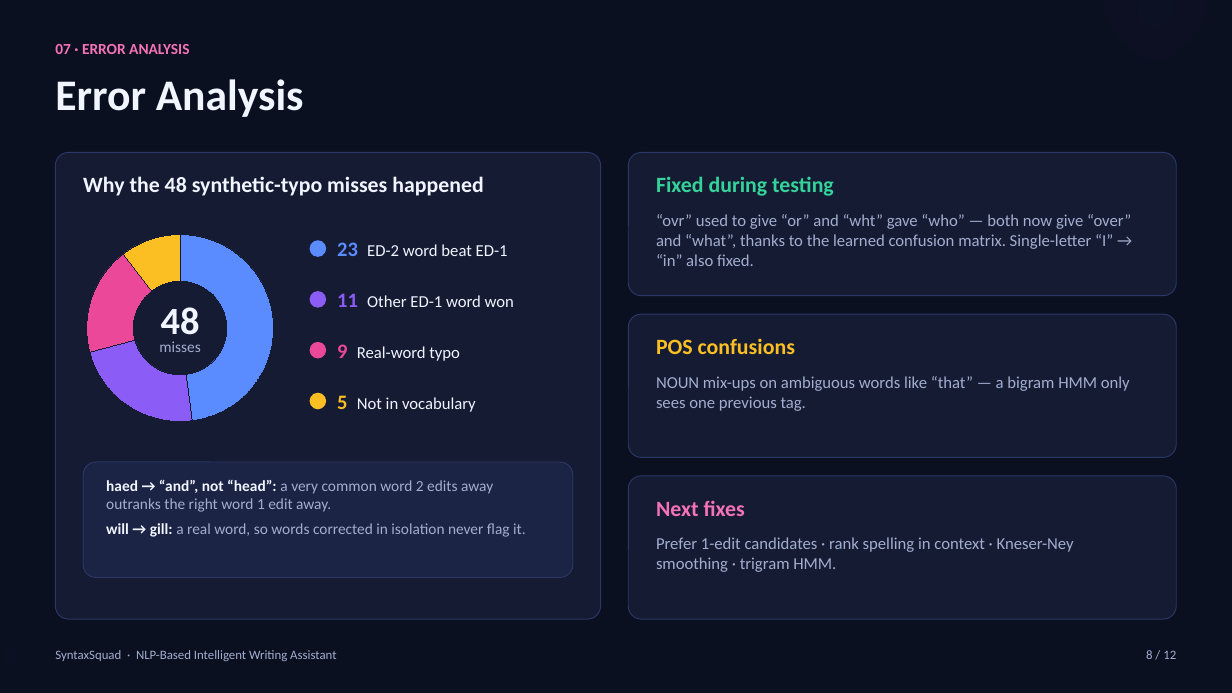
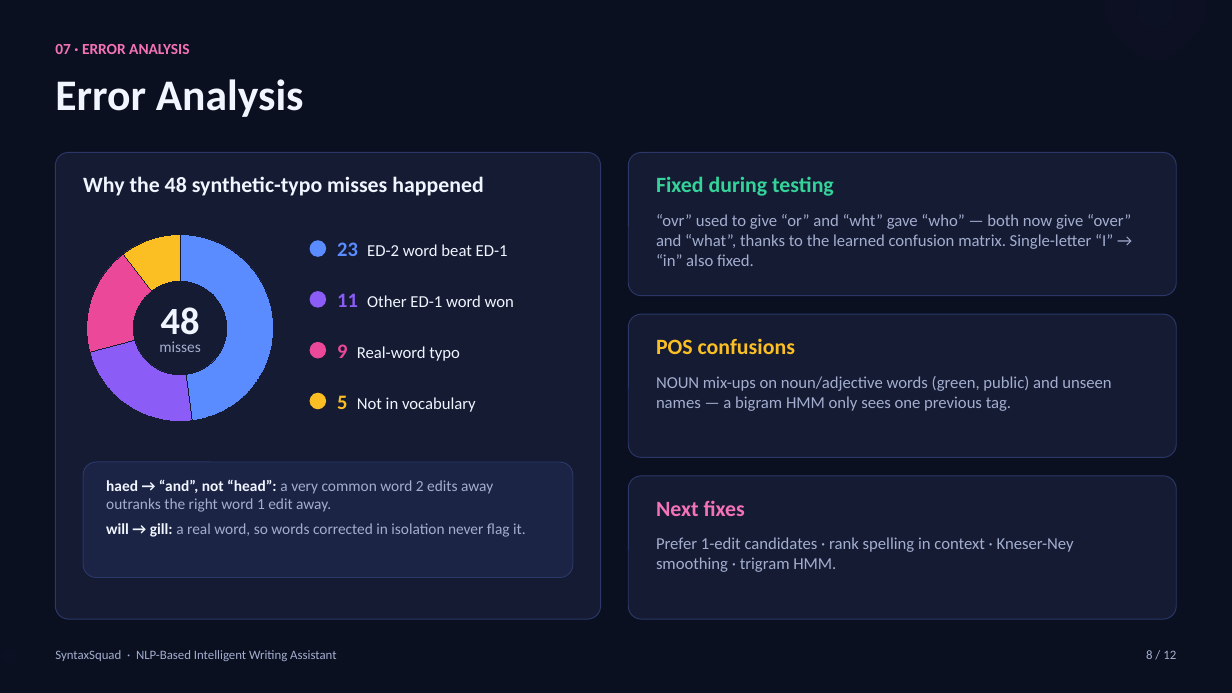
Before and after one commit to AnoonMR/Writing-Assistant, a slide deck: slide 8 of report/Activity_2_Presentation_Designed.pptx. Drawn at 1232x693 pixels with LibreOffice and Linux fonts; fonts in the diff are those of the drawing. Boxes give left, top, right and bottom in pixels: in the first picture for what was removed or moved away, otherwise in the second. Text is boxed around its words. In the diff, an @@ line names an element or a change of style, - is before the commit and + after.

Commit message:
Correct POS confusion explanation on slide 8 and in report (noun/adjective words and unseen names, not 'that')

```diff
--- a/report/Activity_2_Presentation_Designed.pptx
+++ b/report/Activity_2_Presentation_Designed.pptx
@@ text at box(656, 376, 1111, 411): text changed @@
-NOUN mix-ups on ambiguous words like “that” — a bigram HMM only sees one previous tag.
+NOUN mix-ups on noun/adjective words (green, public) and unseen names — a bigram HMM only sees one previous tag.
```
Also in this commit, not shown: 5 other files.
